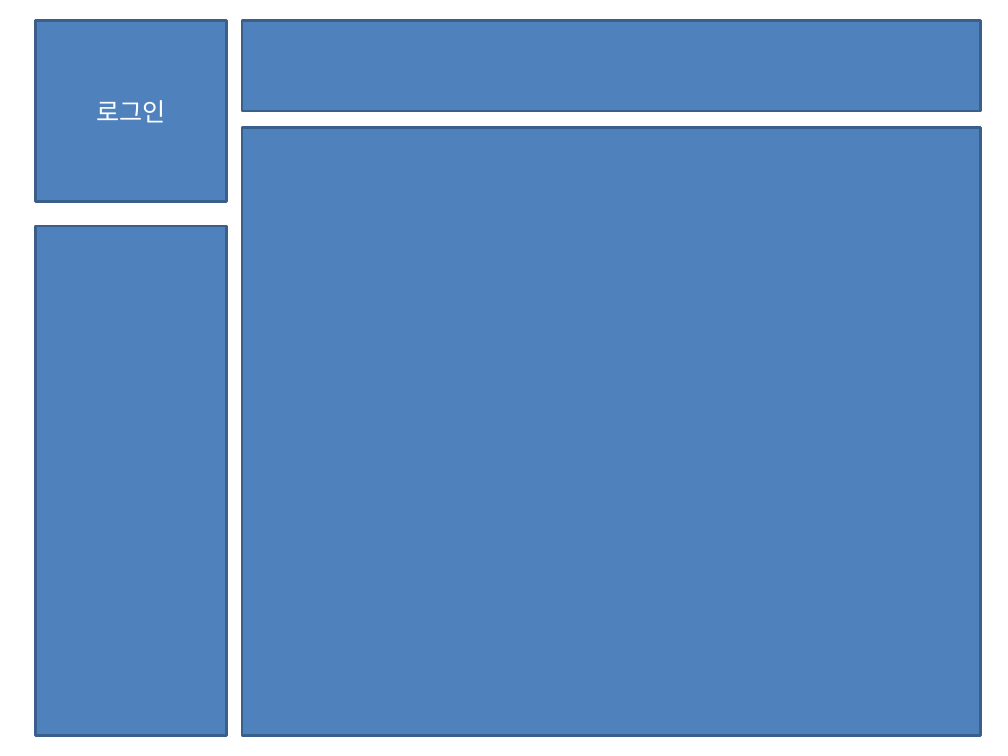
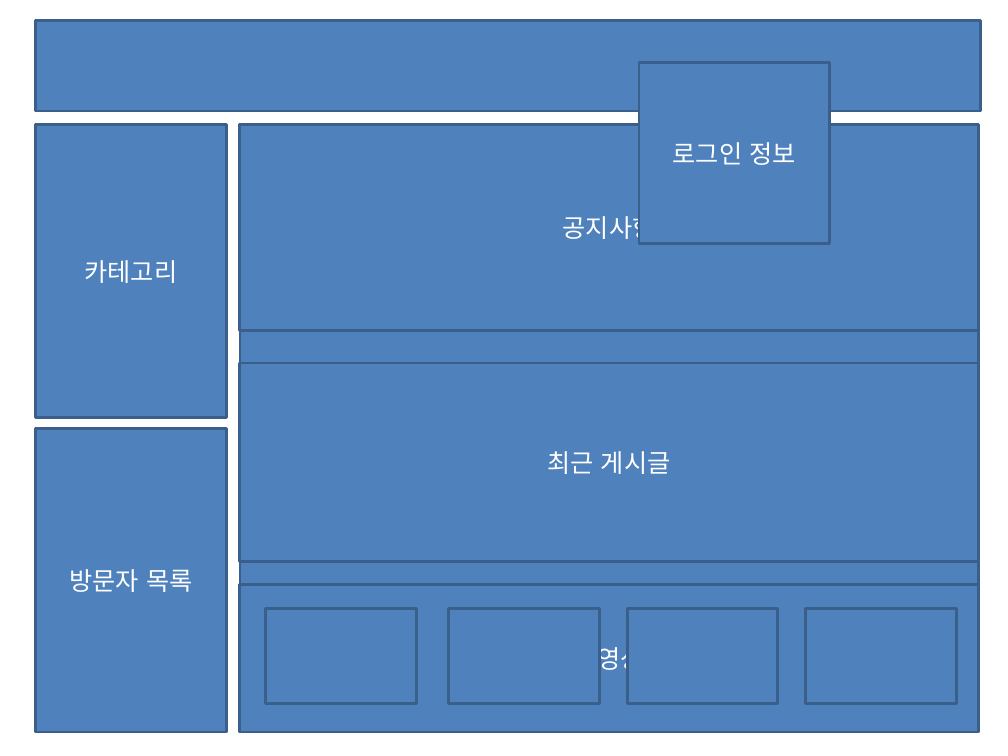
Before and after one commit to ycs-201607083/web-reference, a slide deck: slide 1 of 앱_웹 레퍼런스 구상.pptx. Drawn at 1008x756 pixels with LibreOffice and Linux fonts; fonts in the diff are those of the drawing. Boxes give left, top, right and bottom in pixels: in the first picture for what was removed or moved away, otherwise in the second. Text is boxed around its words. In the diff, an @@ line names an element or a change of style, - is before the commit and + after.

```diff
--- a/앱_웹 레퍼런스 구상.pptx
+++ b/앱_웹 레퍼런스 구상.pptx
@@ rectangle: place and size @@
-rectangle at box(242, 21, 980, 112)
+rectangle at box(35, 21, 980, 112)
@@ rectangle "로그인 정보": place and size @@
-rectangle "로그인 정보" at box(35, 21, 226, 202)
+rectangle "로그인 정보" at box(639, 62, 830, 243)
@@ rectangle "카테고리": place and size @@
-rectangle "카테고리" at box(35, 226, 226, 735)
+rectangle "카테고리" at box(35, 124, 226, 417)
@@ rectangle: place and size @@
-rectangle at box(242, 128, 980, 736)
+rectangle at box(240, 124, 978, 732)
@@ rectangle added at box(240, 124, 978, 330), fill #4F81BD, outline #3A5F8C 2 pt, 18 pt, text #FFFFFF @@
+공지사항
@@ text in rectangle at box(673, 142, 795, 165): text changed @@
-로그인
+로그인 정보
@@ text in rectangle at box(85, 260, 178, 283): text added @@
+카테고리
@@ rectangle added at box(240, 363, 978, 561), fill #4F81BD, outline #3A5F8C 2 pt, 18 pt, text #FFFFFF @@
+최근 게시글
@@ rectangle added at box(35, 428, 226, 732), fill #4F81BD, outline #3A5F8C 2 pt, 18 pt, text #FFFFFF @@
+방문자 목록
@@ rectangle added at box(240, 585, 978, 732), fill #4F81BD, outline #3A5F8C 2 pt, 18 pt, text #FFFFFF @@
+동영상
@@ rectangle added at box(266, 608, 417, 703), fill #4F81BD, outline #3A5F8C 2 pt @@
@@ rectangle added at box(449, 608, 600, 703), fill #4F81BD, outline #3A5F8C 2 pt @@
@@ rectangle added at box(627, 608, 778, 703), fill #4F81BD, outline #3A5F8C 2 pt @@
@@ rectangle added at box(805, 608, 957, 703), fill #4F81BD, outline #3A5F8C 2 pt @@
```
Also in this commit, not shown: 1 other file.
